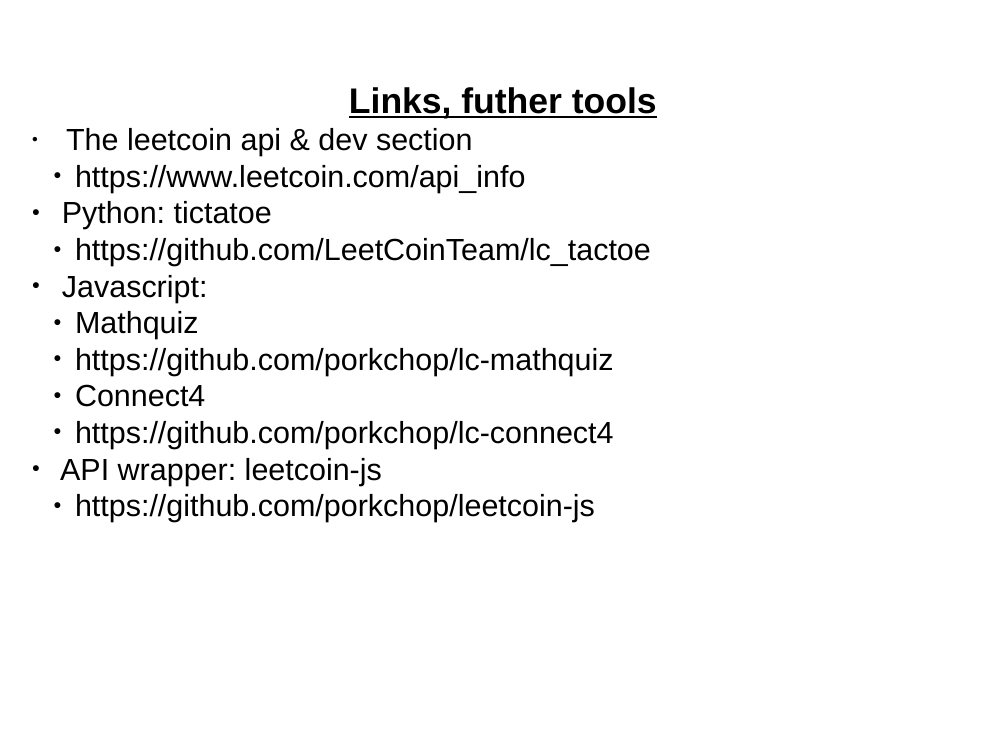
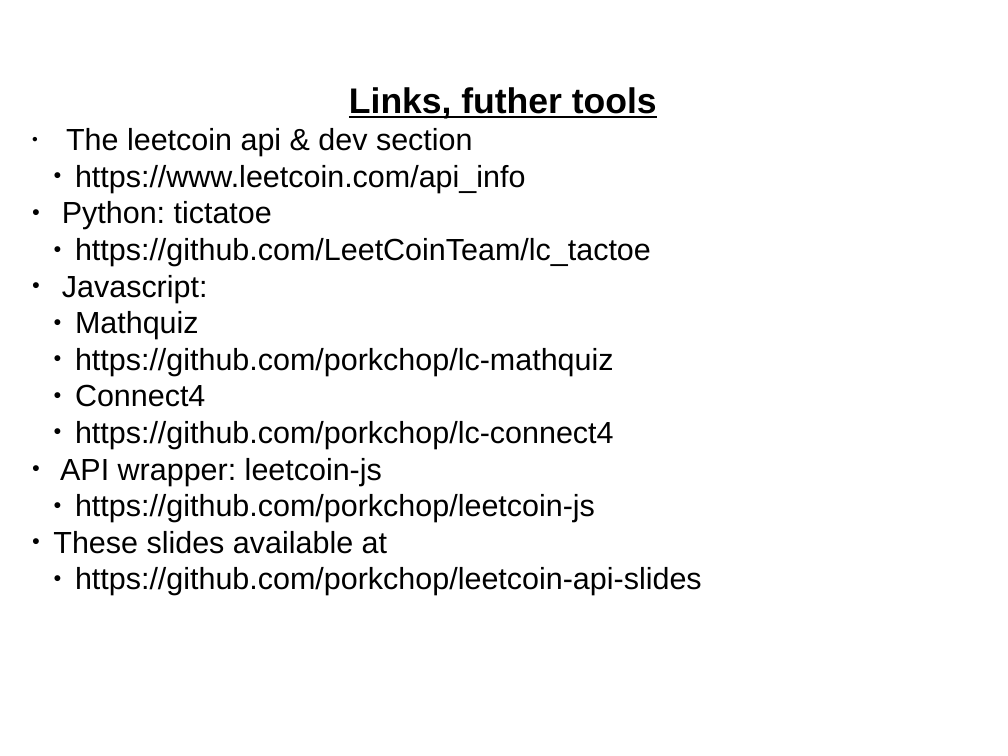
Before and after one commit to porkchop/leetcoin-api-slides, a slide deck: slide 14 of leetcoin-api.odp. Drawn at 1008x756 pixels with LibreOffice and Linux fonts; fonts in the diff are those of the drawing. Boxes give left, top, right and bottom in pixels: in the first picture for what was removed or moved away, otherwise in the second. Text is boxed around its words. In the diff, an @@ line names an element or a change of style, - is before the commit and + after.

```diff
--- a/leetcoin-api.odp
+++ b/leetcoin-api.odp
@@ text at (53,531,702,595): paragraphs added @@
+● These slides available at
+  ● https://github.com/porkchop/leetcoin-api-slides
```
Also in this commit, not shown: 5 other slides changed.
